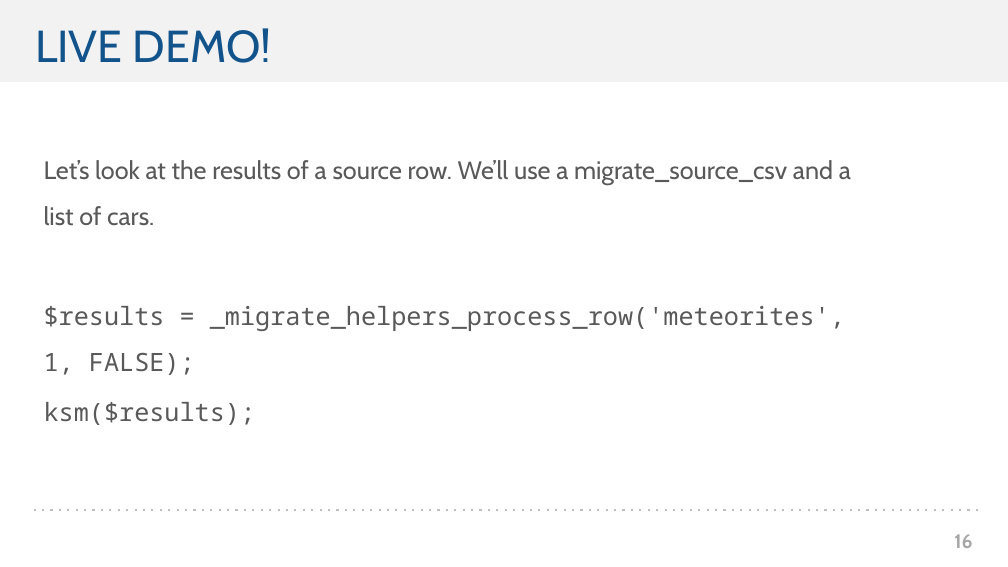
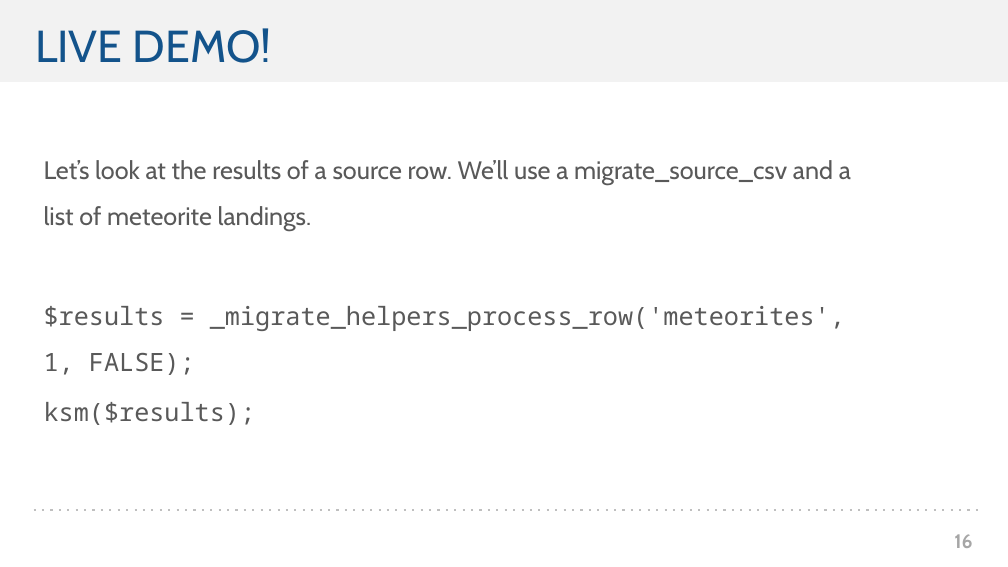
Before and after one commit to jonathanfranks/d8migrate, a slide deck: slide 16 of Drupal Camp D8 Migrate Presentation_v3.pptx. Drawn at 1008x567 pixels with LibreOffice and Linux fonts; fonts in the diff are those of the drawing; background and template pictures are left out. Boxes give left, top, right and bottom in pixels: in the first picture for what was removed or moved away, otherwise in the second. Text is boxed around its words. In the diff, an @@ line names an element or a change of style, - is before the commit and + after.

Commit message:
Updated slides

```diff
--- a/Drupal Camp D8 Migrate Presentation_v3.pptx
+++ b/Drupal Camp D8 Migrate Presentation_v3.pptx
@@ text at (x1=44, y1=160, x2=851, y2=231): text changed @@
-Let’s look at the results of a source row. We’ll use a migrate_source_csv and a list of cars.
+Let’s look at the results of a source row. We’ll use a migrate_source_csv and a list of meteorite landings.
```
Also in this commit, not shown: 1 other slide changed.
